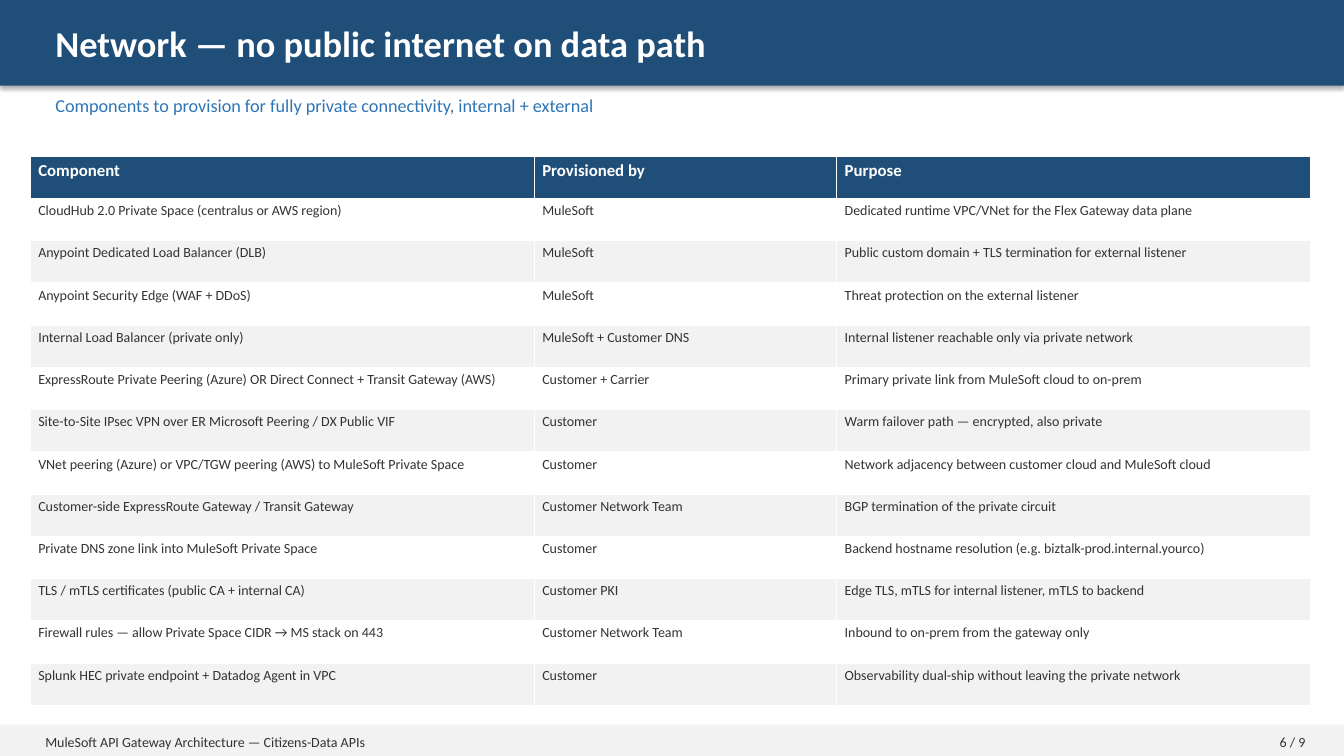
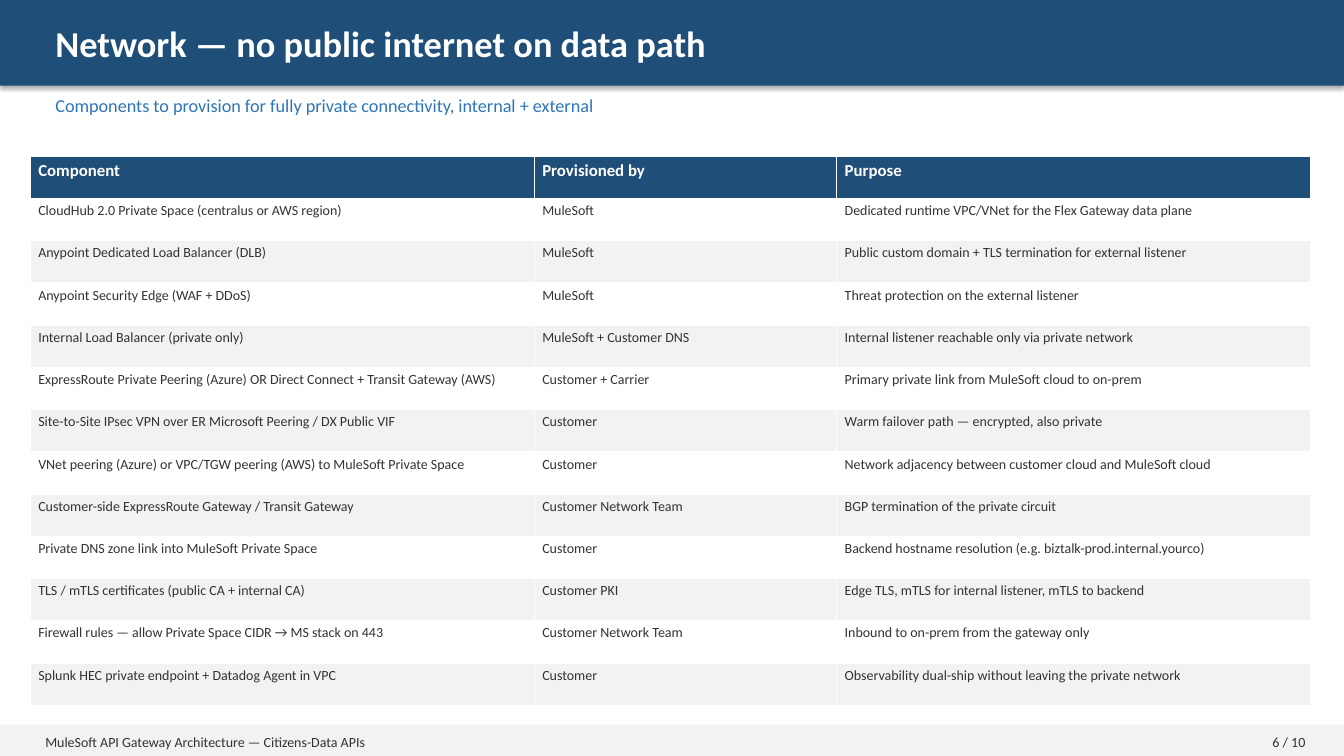
Before and after one commit to kantheti73/MulesoftArchitecture, a slide deck: slide 6 of presentations/MuleSoft-APIGateway-Architecture.pptx. Drawn at 1344x756 pixels with LibreOffice and Linux fonts; fonts in the diff are those of the drawing. Boxes give left, top, right and bottom in pixels: in the first picture for what was removed or moved away, otherwise in the second. Text is boxed around its words. In the diff, an @@ line names an element or a change of style, - is before the commit and + after.

```diff
--- a/presentations/MuleSoft-APIGateway-Architecture.pptx
+++ b/presentations/MuleSoft-APIGateway-Architecture.pptx
@@ text at <box>1272,737,1305,747</box>: text changed @@
-6 / 9
+6 / 10
```
Also in this commit, not shown: 7 other slides changed, 1 slide added, 2 other files.
